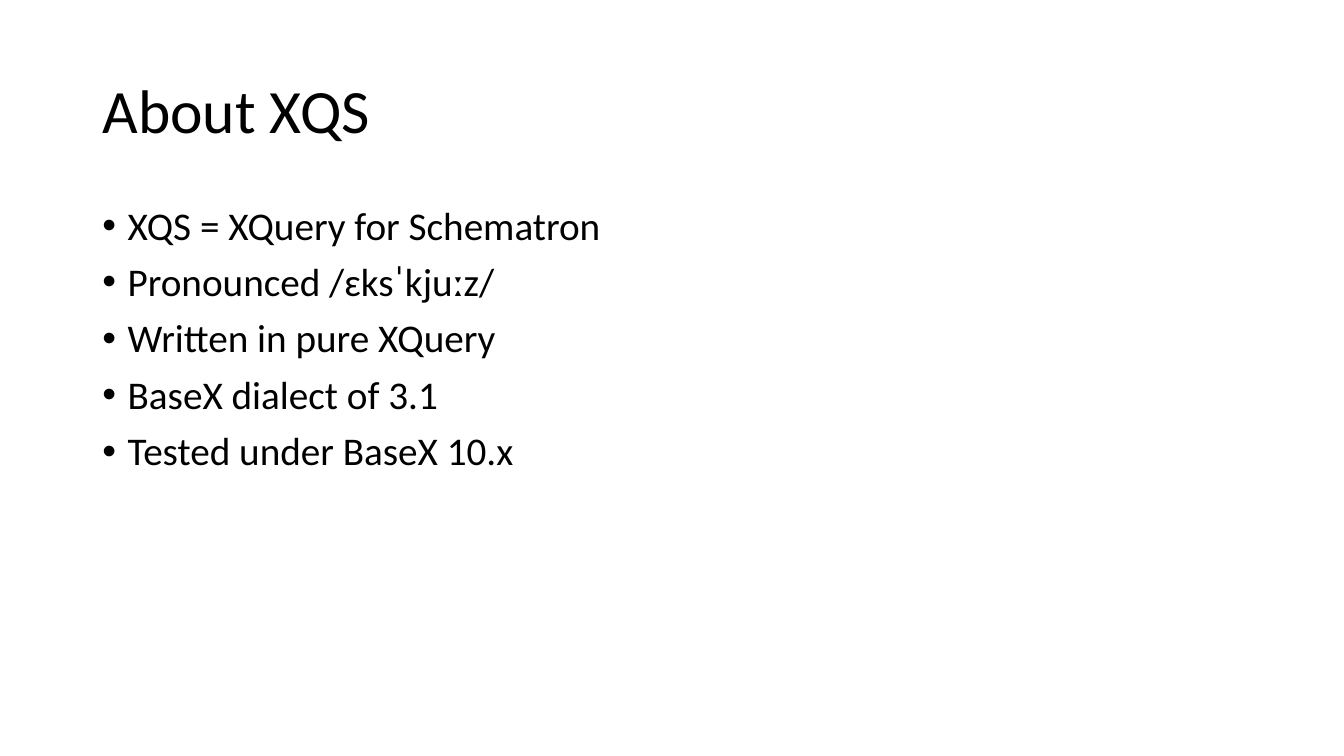
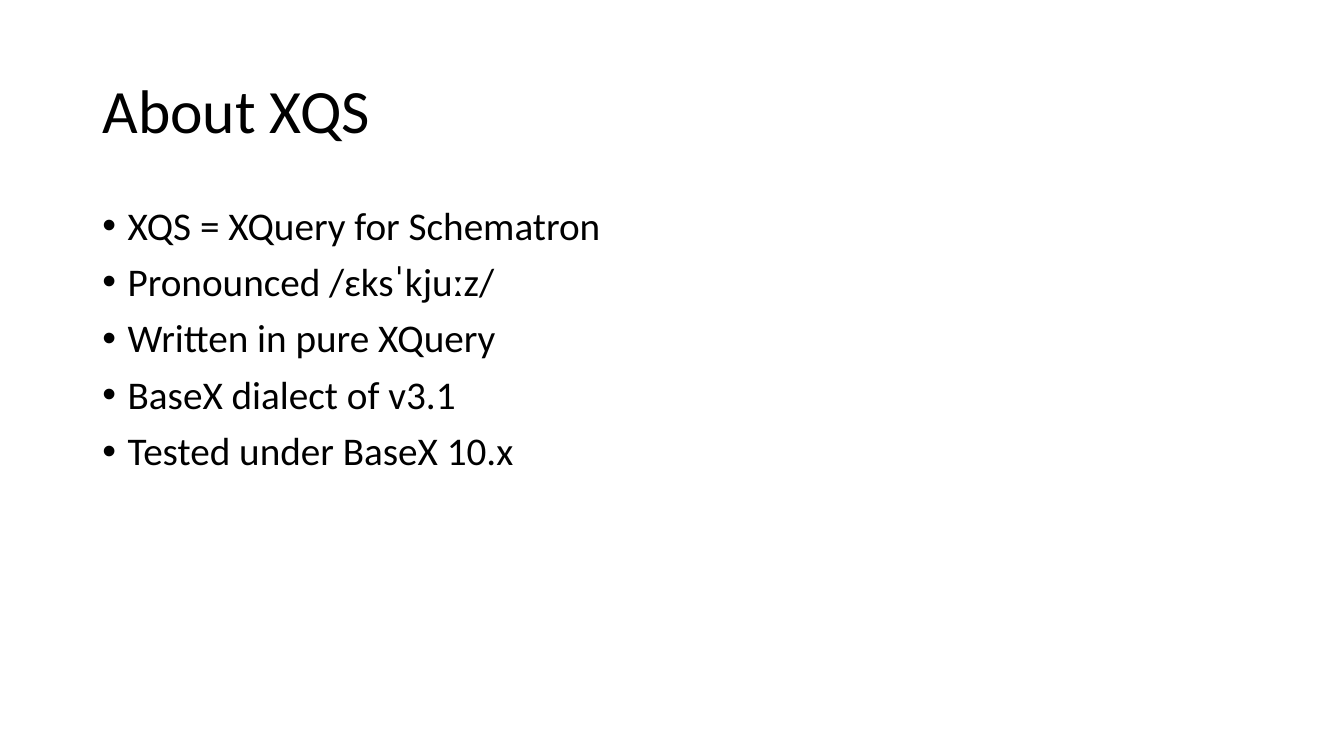
Before and after one commit to AndrewSales/XQS, a slide deck: slide 4 of Markup UK 2023 slides.pptx. Drawn at 1344x756 pixels with LibreOffice and Linux fonts; fonts in the diff are those of the drawing. Boxes give left, top, right and bottom in pixels: in the first picture for what was removed or moved away, otherwise in the second. Text is boxed around its words. In the diff, an @@ line names an element or a change of style, - is before the commit and + after.

```diff
--- a/Markup UK 2023 slides.pptx
+++ b/Markup UK 2023 slides.pptx
@@ text at [128, 381, 455, 410]: text changed @@
-• BaseX dialect of 3.1
+• BaseX dialect of v3.1
```
Also in this commit, not shown: 4 other slides changed, 13 slides added, 1 slide removed.
